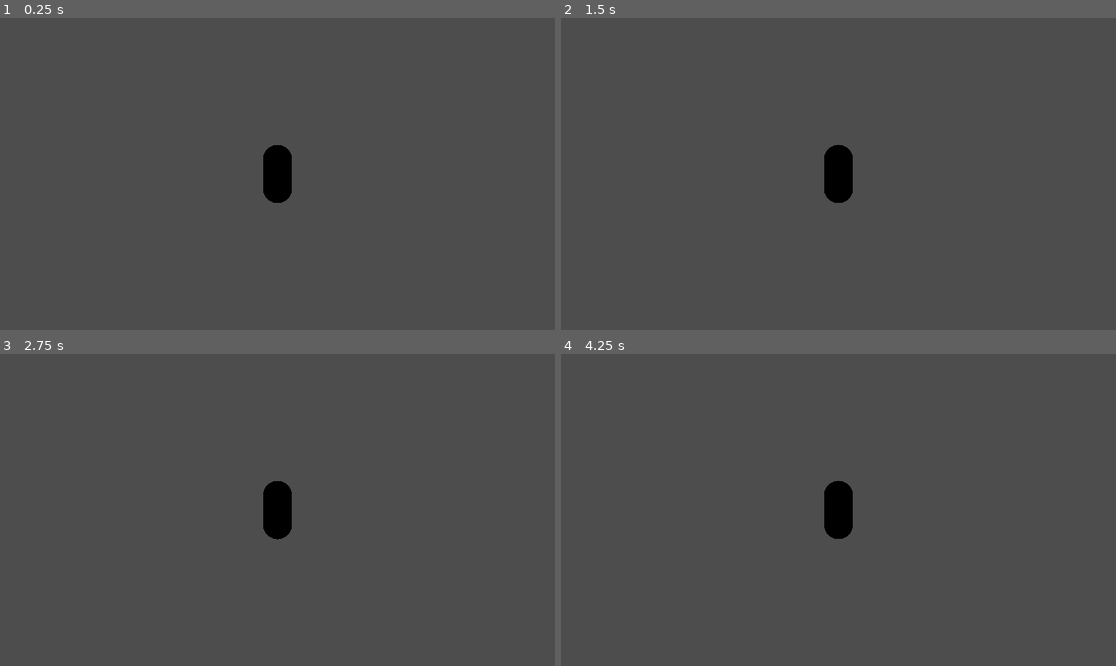
Above: before the commit, frames 1-4 (two rows, left to right).
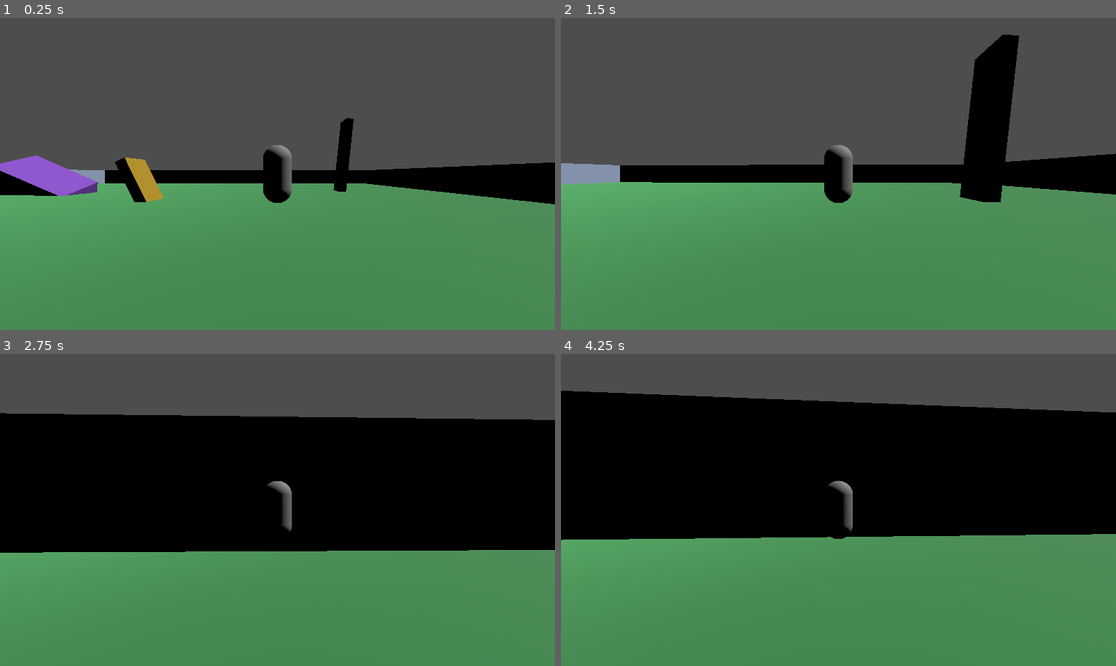
Above: after the commit, the same moments.

Repository: GT-Software/RubberRoom
Game: Godot game, scene res://scenes/world.tscn
Same seed, same stepped clock (60 frames per second), same inputs: the game is played once before the commit and once after it. Before the commit the project starts from res://scenes/player.tscn.
Inputs (mouse positions are in pixels of both pictures, inside the frame that each line leads up to):
- Up to frame 1 (0.25 s): no input
- Up to frame 2 (1.5 s): move the mouse to (866, 174) at 0.52 s; hold C (crouch) 0.53-1.28 s; hold W (forward) from 0.53 s (still down); tap Space (jump) at 0.77 s; tap Shift (run) at 0.8, 1.35 s; move the mouse to (810, 174) at 1.27 s
- Up to frame 3 (2.75 s): keep holding W (forward); tap Space (jump) at 1.52 s; tap C (crouch) at 1.55 s; move the mouse to (288, 503) at 2.02 s; hold C (crouch) from 2.03 s (still down); tap Shift (run) at 2.3 s
- Up to frame 4 (4.25 s): keep holding W (forward); move the mouse to (832, 516) at 2.77 s; release C (crouch) at 2.78 s; tap Shift (run) at 2.85, 3.8 s; tap Space (jump) at 3.02, 3.77 s; tap C (crouch) at 3.05 s; move the mouse to (877, 513) at 3.52 s; hold C (crouch) from 3.53 s (still down)

The runs differ from the first frame. In frame 1, 52% of the frame differs, in the area x 0-100%, y 32-100%; in frame 2, 56%; in frame 3, 79%; in frame 4, 84%, in the area x 0-100%, y 11-100%.

Commit message:
Added collisions
There is a bug in the movement where the player won't move correctly in the direction the camera is facing. TODO

Diff:
--- a/rubberroom/project.godot
+++ b/rubberroom/project.godot
@@ -11,7 +11,7 @@
 [application]
 
 config/name="RubberRoom"
-run/main_scene="res://scenes/player.tscn"
+run/main_scene="res://scenes/world.tscn"
 config/features=PackedStringArray("4.3", "Forward Plus")
 config/icon="res://icon.svg"
 
@@ -67,3 +67,4 @@
 [layer_names]
 
 3d_physics/layer_1="Player"
+3d_physics/layer_2="Environment"
--- a/rubberroom/scenes/world.tscn
+++ b/rubberroom/scenes/world.tscn
@@ -6,6 +6,7 @@
 [ext_resource type="Material" uid="uid://d0m0h48f7if6k" path="res://assets/materials/basic materials/blue.tres" id="3_gyf1m"]
 [ext_resource type="Material" uid="uid://otsc4ndmv37v" path="res://assets/materials/basic materials/purple.tres" id="5_1f6r5"]
 [ext_resource type="Material" uid="uid://dmwpt8dgourbm" path="res://assets/materials/basic materials/grey.tres" id="6_6870n"]
+[ext_resource type="PackedScene" uid="uid://cdra3qby8c8bm" path="res://scenes/player.tscn" id="7_qqmnw"]
 
 [node name="World" type="Node3D"]
 
@@ -13,47 +14,71 @@
 
 [node name="CSGBox3D" type="CSGBox3D" parent="Base World"]
 material_override = ExtResource("1_nfkgg")
+use_collision = true
+collision_layer = 2
 size = Vector3(100, 0.25, 100)
 
 [node name="CSGBox3D2" type="CSGBox3D" parent="Base World"]
 transform = Transform3D(0.441334, 0.897343, 0, -0.897343, 0.441334, 0, 0, 0, 1, -1.99142, 2.16918, 1.50073)
 material_override = ExtResource("2_n31g5")
+use_collision = true
+collision_layer = 2
 size = Vector3(7.50342, 1.39246, 4.00146)
 
 [node name="CSGBox3D3" type="CSGBox3D" parent="Base World"]
 transform = Transform3D(-0.104719, 0.994502, 0, -0.994502, -0.104719, 0, 0, 0, 1, 30.4238, 6.70307, -13.5551)
 material_override = ExtResource("3_gyf1m")
+use_collision = true
+collision_layer = 2
 size = Vector3(16.6213, 1.39246, 4.00146)
 
 [node name="CSGBox3D4" type="CSGBox3D" parent="Base World"]
 transform = Transform3D(-0.396347, 0.918101, 0, -0.918101, -0.396347, 0, 0, 0, 1, -21.9735, -0.366513, 24.8124)
 material_override = ExtResource("1_bjml5")
+use_collision = true
+collision_layer = 2
 size = Vector3(6.61938, 6.30475, 12.3346)
 
 [node name="CSGBox3D5" type="CSGBox3D" parent="Base World"]
 transform = Transform3D(-0.397679, -0.124188, -0.909081, -0.835423, -0.360655, 0.414725, -0.379368, 0.924395, 0.0396754, -25.7759, -0.158872, -8.13774)
 material_override = ExtResource("5_1f6r5")
+use_collision = true
+collision_layer = 2
 size = Vector3(8.9635, 6.23915, 12.3346)
 
 [node name="CSGBox3D6" type="CSGBox3D" parent="Base World"]
 transform = Transform3D(1, 0, 0, 0, 1, 0, 0, 0, 1, 0, 2.6041, 49.334)
 material_override = ExtResource("6_6870n")
+use_collision = true
+collision_layer = 2
 size = Vector3(100, 5, 1.5)
 
 [node name="CSGBox3D7" type="CSGBox3D" parent="Base World"]
 transform = Transform3D(1, 0, 0, 0, 1, 0, 0, 0, 1, 0, 2.6041, -49.6816)
 material_override = ExtResource("6_6870n")
+use_collision = true
+collision_layer = 2
 size = Vector3(100, 5, 1.5)
 
 [node name="CSGBox3D8" type="CSGBox3D" parent="Base World"]
 transform = Transform3D(-4.37114e-08, 0, -1, 0, 1, 0, 1, 0, -4.37114e-08, -50.7426, 2.6041, -0.118092)
 material_override = ExtResource("6_6870n")
+use_collision = true
+collision_layer = 2
 size = Vector3(99.5043, 5, 1.5)
 
 [node name="CSGBox3D9" type="CSGBox3D" parent="Base World"]
 transform = Transform3D(-4.37114e-08, 0, -1, 0, 1, 0, 1, 0, -4.37114e-08, 50.2662, 2.6041, 0.0251427)
 material_override = ExtResource("6_6870n")
+use_collision = true
+collision_layer = 2
 size = Vector3(99.7697, 5, 1.5)
 
 [node name="DirectionalLight3D" type="DirectionalLight3D" parent="."]
 transform = Transform3D(0.599943, 0.551019, 0.58004, -0.307647, -0.510372, 0.80304, 0.738527, -0.660226, -0.136675, 0, 173.503, 0)
+
+[node name="Player" parent="." instance=ExtResource("7_qqmnw")]
+transform = Transform3D(1, 0, 0, 0, 1, 0, 0, 0, 1, 16.5787, 3.93057, 22.5258)
+collision_mask = 2
+SPEED = 100.0
+JUMP_VELOCITY = 10.5
--- a/rubberroom/scripts/player.gd
+++ b/rubberroom/scripts/player.gd
@@ -21,32 +21,30 @@
 # This is our model variable, currently a placeholder.
 @onready var _model : MeshInstance3D = $MeshInstance3D
 
+
+
 # I am not putting anything into separate functions right now, I just want it to work. Be organized, but optimize later.
 func _physics_process(delta: float) -> void:
-	#move_and_slide()
-
 	# Sets our direcitonal vector to [0, 0, 0] so we can clearly move around effectively.
 	var move_direction = Vector3.ZERO
 
 	# We are using get_action_strength here, because I added controller input mapping, will help us later.
 	move_direction.x = Input.get_action_strength("right") - Input.get_action_strength("left")
-	move_direction.z = Input.get_action_strength("back") - Input.get_action_strength("forward")
-	# Normalizing to make diagonal vectors the same length as all other possible vectors.
-	move_direction = move_direction.rotated(Vector3.UP, _spring_arm.rotation.y).normalized()
+	move_direction.z = Input.get_action_strength("backward") - Input.get_action_strength("forward")
+	# Normalizing to prevent diagonal speed boost
+	move_direction = move_direction.normalized()
+	#move_direction = move_direction.rotated(Vector3.UP, _spring_arm.rotation.y).normalized()
 
 	# Setting _velocity to new values depending on the player's stance
 	if Input.is_action_pressed("run") and not is_crouched:
-		_velocity.x = move_direction.x * RUN_SPEED
-		_velocity.z = move_direction.z * RUN_SPEED
+		_velocity = move_direction * RUN_SPEED
 		print("The Player is Running")
 	elif Input.is_action_pressed("crouch"):
-		_velocity.x = move_direction.x * CROUCH_SPEED
-		_velocity.z = move_direction.z * CROUCH_SPEED
+		_velocity = move_direction * CROUCH_SPEED
 		print("The Player is Crouching")
 		is_crouched = !is_crouched
 	else:
-		_velocity.x = move_direction.x * SPEED
-		_velocity.z = move_direction.z * SPEED
+		_velocity = move_direction * SPEED
 		print("The Player is Walking")
 
 
Not shown: 1 places in rubberroom/scenes/world.tscn that only renumber resources
